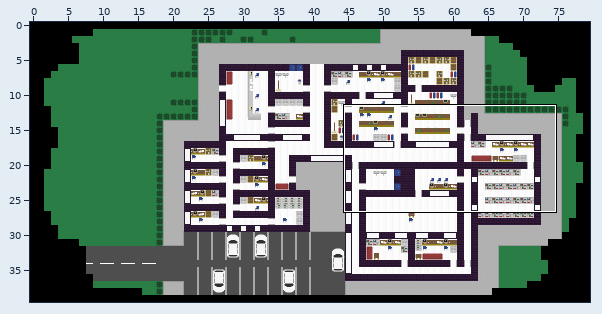
Level history. Tiled map: assets/map12.tmx. The picture above shows the old version from afar; the outline marks the close-up.
Close-up. The starting point:
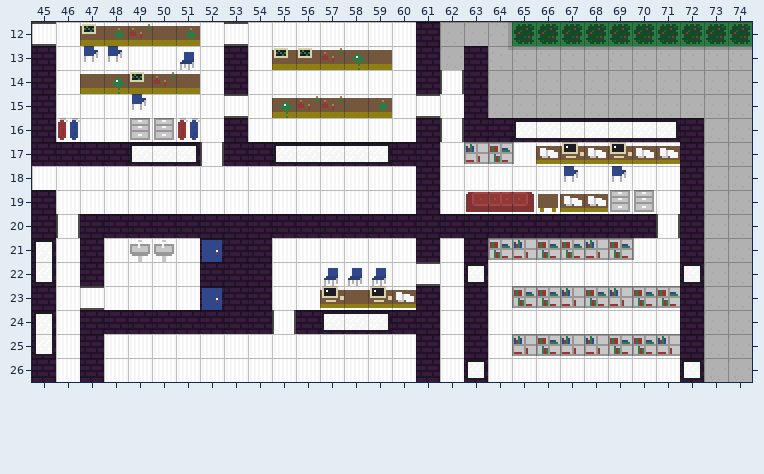
Cells are 12x12 px. Shown: x 45..74, y 12..26. The commit also changed other parts of the map, which this record leaves out.
Now the later version:
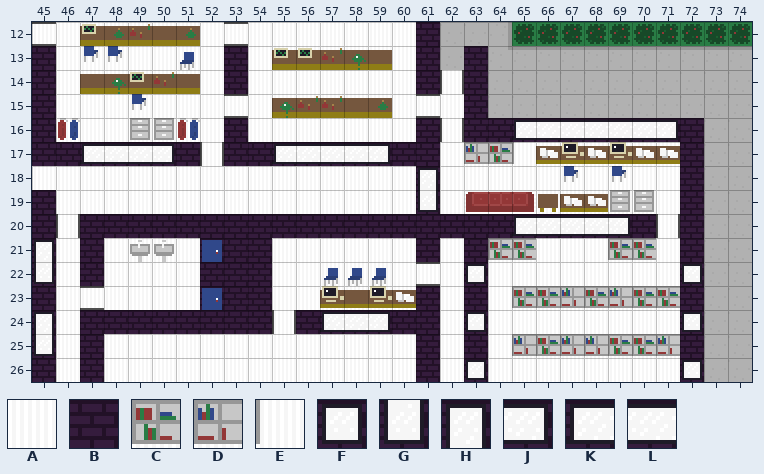
Key: from "tileset12": A 0, B 7, C 11, D 12, E 13, F 26, G 40, H 41, J 42, K 43, L 44.
_ is an empty cell, . an unchanged one.
The edit:
--- layer "Tile Layer 1"
@@ x 47..70 @@
-17 BBKLJ...................
-18 ..............B.........
-19 ..............B.........
-20 ..................BBBBB.
-21 ..................DCCD.E
+17 KLLJB...................
+18 ..............H.........
+19 ..............G.........
+20 ..................KLLLJ.
+21 ..................CAAA.C
@@ x 63..72 @@
-24 B........B
+24 F........F
Boxes around the changes in both close-ups, in picture pixels (x1, y1, x2, y2):
changed: (80, 144, 198, 164)
changed: (418, 168, 438, 212)
changed: (512, 216, 656, 260)
changed: (466, 312, 486, 332)
changed: (682, 312, 702, 332)
